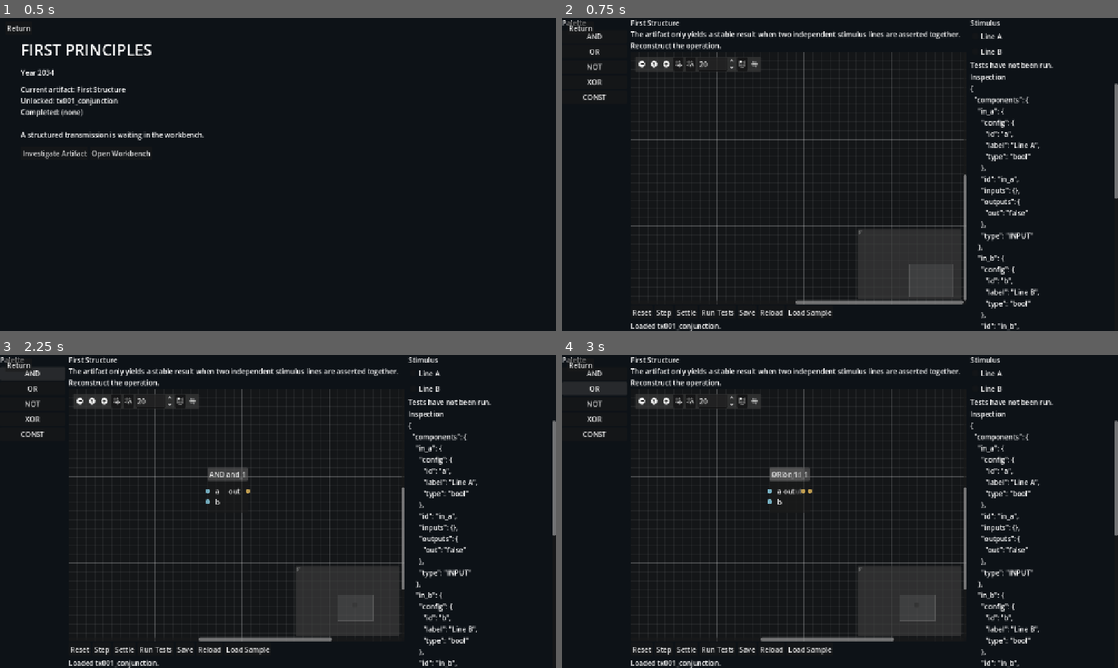
Above: before the commit, frames 1-4 (two rows, left to right).
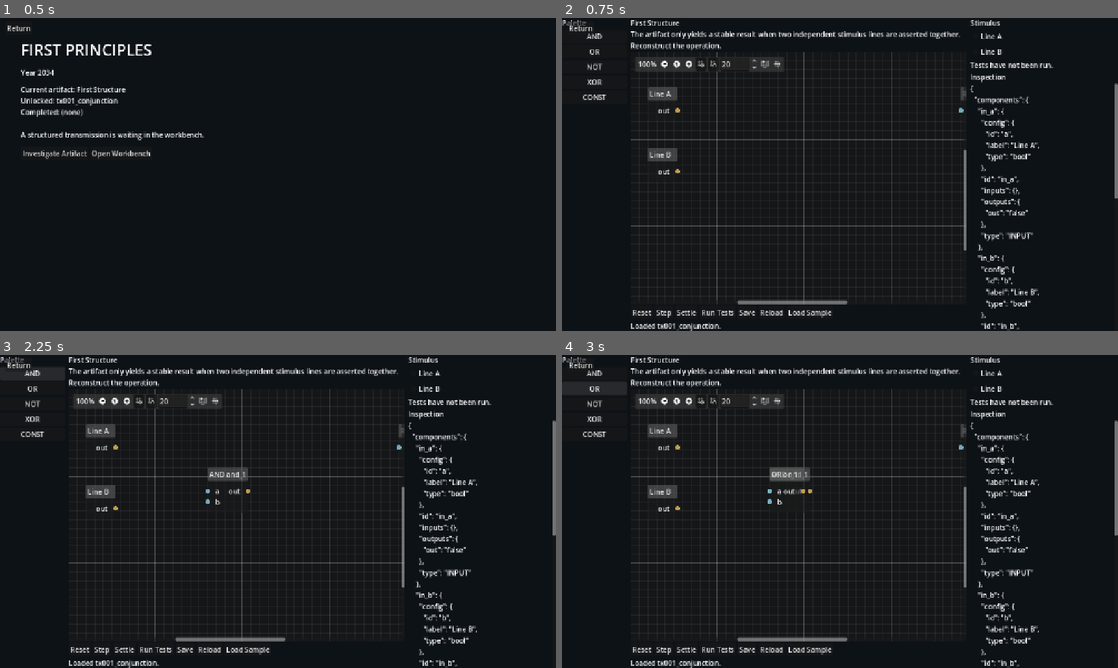
Above: after the commit, the same moments.

Repository: asarav/First-Principles
Game: Godot game, scene res://scenes/main.tscn
The game is run twice, just before and just after one commit, with the same random seed, the same clock (stepped at 60 frames per second) and the same inputs.
Inputs:
- Up to frame 1 (0.5 s): no input
- Up to frame 2 (0.75 s): click "Open Workbench" at 0.5 s
- Up to frame 3 (2.25 s): click "Reload" at 1.25 s; click "AND" at 2 s
- Up to frame 4 (3 s): click "OR" at 2.75 s

Frame 1 is identical in both runs. In frame 2, 4.9% of the frame differs, in the area x 13-73%, y 12-92%; in frame 3, 4.4%; in frame 4, 4.4%.
Error before the commit: Invalid assignment of property or key 'deletable' with value of type 'bool' on a base object of type 'GraphNode'. (res://scenes/workbench.gd:162)

Commit message:
Bug fixes

Diff:
--- a/scenes/main.gd
+++ b/scenes/main.gd
@@ -27,7 +27,8 @@
 	narrative = _build_narrative()
 	add_child(narrative)
 
-	workbench = preload("res://scenes/workbench.gd").new()
+	var workbench_script = load("res://scenes/workbench.gd")
+	workbench = workbench_script.new()
 	workbench.set_anchors_preset(PRESET_FULL_RECT)
 	workbench.visible = false
 	workbench.puzzle_solved.connect(_on_puzzle_solved)
--- a/scenes/workbench.gd
+++ b/scenes/workbench.gd
@@ -1,6 +1,8 @@
 extends Control
 
 signal puzzle_solved(puzzle_id: String, result: Dictionary)
+
+const PAN_STEP := 40.0
 
 var puzzle: PuzzleDefinition
 var graph: GraphEdit
@@ -17,12 +19,40 @@
 	_build_ui()
 
 
+func _input(event: InputEvent) -> void:
+	if event is not InputEventKey:
+		return
+	if not (event as InputEventKey).pressed:
+		return
+	if (event as InputEventKey).echo:
+		return
+	if graph == null or not is_instance_valid(graph):
+		return
+	var keycode := (event as InputEventKey).keycode
+	var delta := Vector2.ZERO
+	match keycode:
+		KEY_W, KEY_UP:
+			delta.y = -PAN_STEP
+		KEY_S, KEY_DOWN:
+			delta.y = PAN_STEP
+		KEY_A, KEY_LEFT:
+			delta.x = -PAN_STEP
+		KEY_D, KEY_RIGHT:
+			delta.x = PAN_STEP
+		_:
+			return
+	graph.scroll_offset += delta
+	accept_event()
+
+
 func load_puzzle(puzzle_id: String) -> void:
 	puzzle = PuzzleLibrary.load_id(puzzle_id)
 	if puzzle == null:
 		result_label.text = "Could not load puzzle %s" % puzzle_id
 		return
 	title_label.text = "%s\n%s" % [puzzle.title, puzzle.description]
+	graph.scroll_offset = Vector2.ZERO
+	graph.zoom = 1.0
 	await _rebuild_graph(GameSession.load_construction(puzzle.id))
 	_clear_live_inputs()
 	_rebuild_live_input_controls()
@@ -52,6 +82,10 @@
 	graph.size_flags_vertical = Control.SIZE_EXPAND_FILL
 	graph.size_flags_horizontal = Control.SIZE_EXPAND_FILL
 	graph.right_disconnects = true
+	graph.minimap_enabled = false
+	graph.show_zoom_label = true
+	graph.snapping_distance = 20.0
+	graph.zoom = 1.0
 	graph.connection_request.connect(_on_connection_request)
 	graph.disconnection_request.connect(_on_disconnection_request)
 	graph.delete_nodes_request.connect(_on_delete_nodes_request)
@@ -120,11 +154,16 @@
 	parent.add_child(button)
 
 
-func _rebuild_graph(construction: Construction) -> void:
+func _free_graph_children() -> void:
 	for child in graph.get_children():
 		if child is GraphElement:
-			child.queue_free()
+			graph.remove_child(child)
+			child.free()
 	graph.clear_connections()
+
+
+func _rebuild_graph(construction: Construction) -> void:
+	_free_graph_children()
 	if puzzle == null:
 		return
 
@@ -159,7 +198,6 @@
 	node.set_meta("config", config.duplicate(true))
 	if locked:
 		node.selectable = true
-		node.deletable = false
 
 	var inputs := ComponentTypes.input_port_names(type_id)
 	var outputs := ComponentTypes.output_port_names(type_id)
@@ -224,7 +262,7 @@
 		if bool(node.get_meta("locked", false)):
 			continue
 		graph.remove_child(node)
-		node.queue_free()
+		node.free()
 	_sync_machine()
 
 
--- a/tests/test_runner.gd
+++ b/tests/test_runner.gd
@@ -27,7 +27,14 @@
 		print("FAIL scene smoke :: instance vanished")
 		return 1
 	print("scene smoke: passed")
-	scene.queue_free()
+	if is_instance_valid(scene):
+		for child in root.get_children():
+			if is_instance_valid(child):
+				root.remove_child(child)
+				child.free()
+		scene = null
+		await process_frame
+		await process_frame
 	return 0
 
 
Not shown, changed: README.md
Not shown, added: docs/AI_DEVELOPMENT.md
Not shown, added: docs/DECISIONS.md
Not shown, added: docs/PUZZLE_DESIGN.md
Not shown, added: docs/STATUS.md
